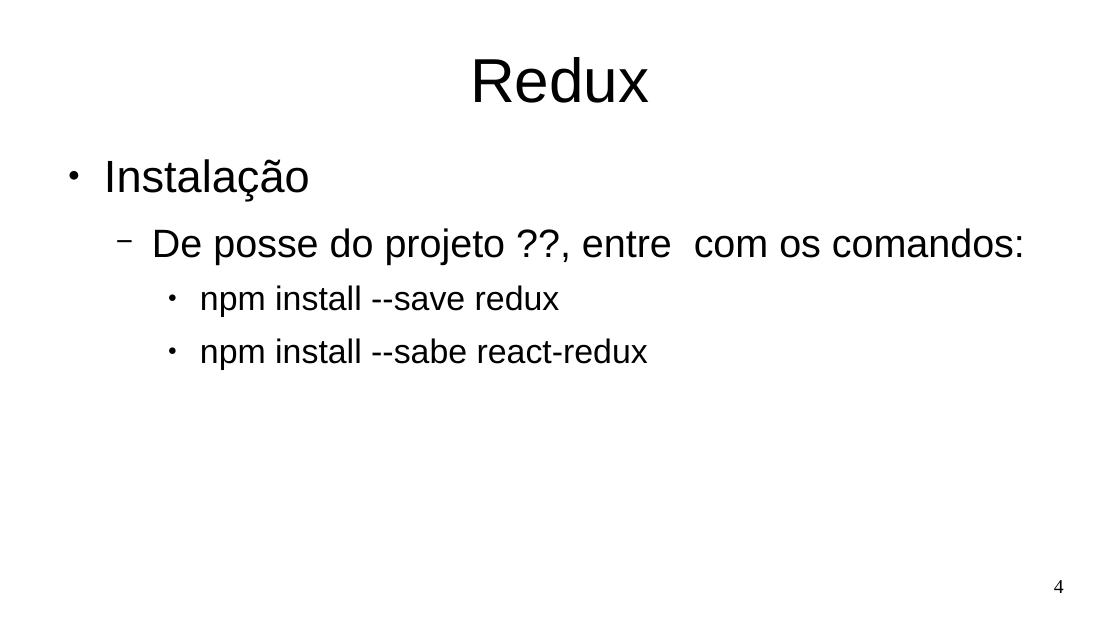
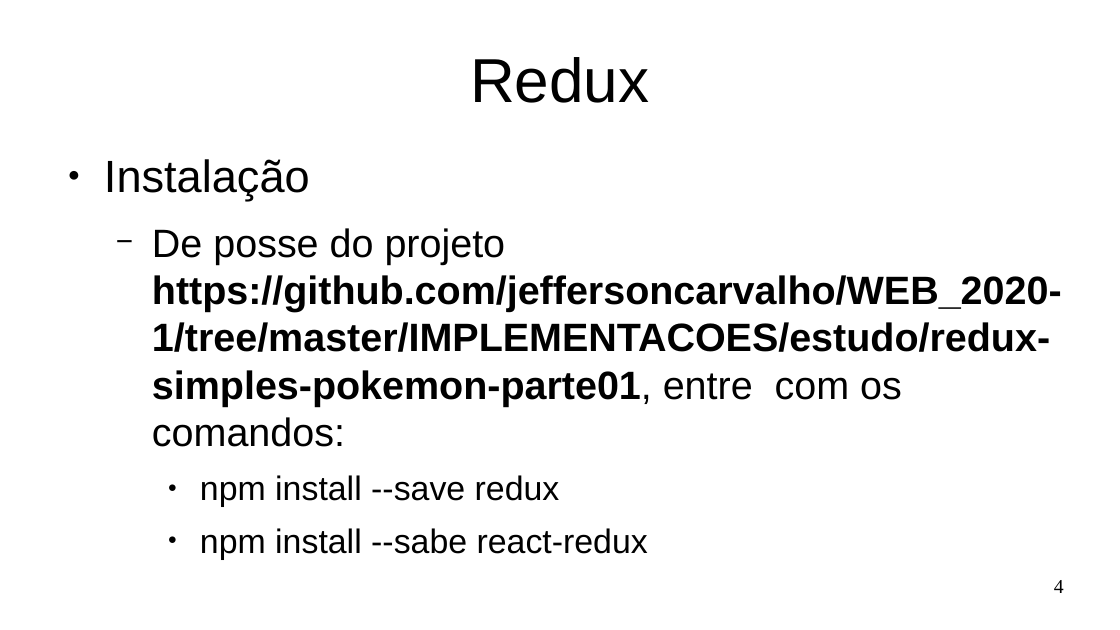
Before and after one commit to Marques-Dev/WEB_2020-1, a slide deck: slide 4 of SLIDES/aula08-redux.odp. Drawn at 1120x630 pixels with LibreOffice and Linux fonts; fonts in the diff are those of the drawing. Boxes give left, top, right and bottom in pixels: in the first picture for what was removed or moved away, otherwise in the second. Text is boxed around its words. In the diff, an @@ line names an element or a change of style, - is before the commit and + after.

Commit message:
redux

```diff
--- a/SLIDES/aula08-redux.odp
+++ b/SLIDES/aula08-redux.odp
@@ text at [152,228,1062,447]: text changed; bold on @@
-  − De posse do projeto ??, entre com os comandos:
+  − De posse do projeto https://github.com/jeffersoncarvalho/WEB_2020-1/tree/master/IMPLEMENTACOES/estudo/redux-simples-pokemon-parte01, entre com os comandos:
```
Also in this commit, not shown: 1 other file.
